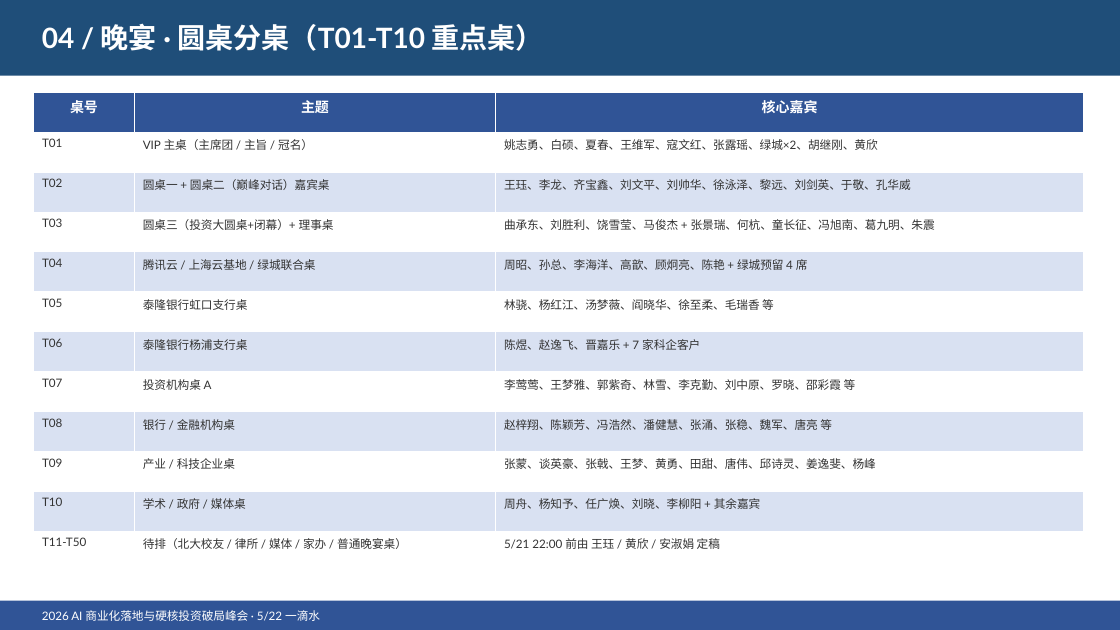
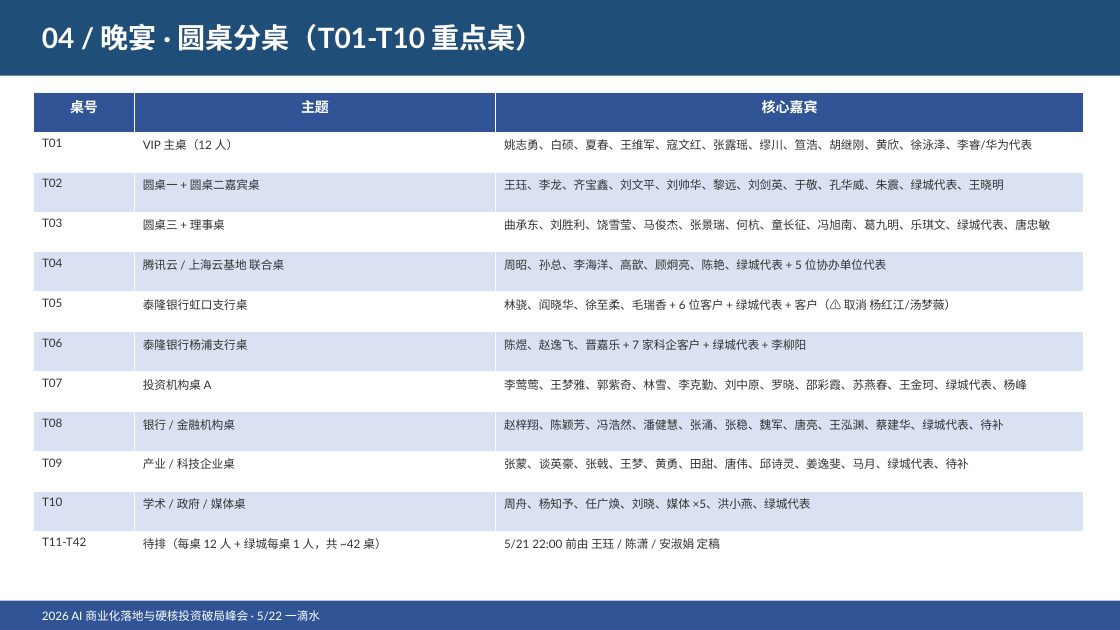
Before and after one commit to hujigang2010-maker/AIDEN, a slide deck: slide 6 of 5月22日峰会/导出文件/2026峰会会务汇报.pptx. Drawn at 1120x630 pixels with LibreOffice and Linux fonts; fonts in the diff are those of the drawing. Boxes give left, top, right and bottom in pixels: in the first picture for what was removed or moved away, otherwise in the second. Text is boxed around its words. In the diff, an @@ line names an element or a change of style, - is before the commit and + after.

```diff
--- a/5月22日峰会/导出文件/2026峰会会务汇报.pptx
+++ b/5月22日峰会/导出文件/2026峰会会务汇报.pptx
@@ table at <box>34,92,1084,571</box> @@
-row 2, column 2: VIP 主桌（主席团 / 主旨 / 冠名）
+row 2, column 2: VIP 主桌（12 人）
-row 2, column 3: 姚志勇、白硕、夏春、王维军、寇文红、张露瑶、绿城×2、胡继刚、黄欣
+row 2, column 3: 姚志勇、白硕、夏春、王维军、寇文红、张露瑶、缪川、笪浩、胡继刚、黄欣、徐泳泽、李睿/华为代表
-row 3, column 2: 圆桌一 + 圆桌二（巅峰对话）嘉宾桌
+row 3, column 2: 圆桌一 + 圆桌二嘉宾桌
-row 3, column 3: 王珏、李龙、齐宝鑫、刘文平、刘帅华、徐泳泽、黎远、刘剑英、于敬、孔华威
+row 3, column 3: 王珏、李龙、齐宝鑫、刘文平、刘帅华、黎远、刘剑英、于敬、孔华威、朱震、绿城代表、王晓明
-row 4, column 2: 圆桌三（投资大圆桌+闭幕）+ 理事桌
+row 4, column 2: 圆桌三 + 理事桌
-row 4, column 3: 曲承东、刘胜利、饶雪莹、马俊杰 + 张景瑞、何杭、童长征、冯旭南、葛九明、朱震
+row 4, column 3: 曲承东、刘胜利、饶雪莹、马俊杰、张景瑞、何杭、童长征、冯旭南、葛九明、乐琪文、绿城代表、唐忠敏
-row 5, column 2: 腾讯云 / 上海云基地 / 绿城联合桌
+row 5, column 2: 腾讯云 / 上海云基地 联合桌
-row 5, column 3: 周昭、孙总、李海洋、高歆、顾炯亮、陈艳 + 绿城预留 4 席
+row 5, column 3: 周昭、孙总、李海洋、高歆、顾炯亮、陈艳、绿城代表 + 5 位协办单位代表
-row 6, column 3: 林骁、杨红江、汤梦薇、阎晓华、徐至柔、毛瑞香 等
+row 6, column 3: 林骁、阎晓华、徐至柔、毛瑞香 + 6 位客户 + 绿城代表 + 客户（⚠️ 取消 杨红江/汤梦薇）
-row 7, column 3: 陈煜、赵逸飞、晋嘉乐 + 7 家科企客户
+row 7, column 3: 陈煜、赵逸飞、晋嘉乐 + 7 家科企客户 + 绿城代表 + 李柳阳
-row 8, column 3: 李莺莺、王梦雅、郭紫奇、林雪、李克勤、刘中原、罗晓、邵彩霞 等
+row 8, column 3: 李莺莺、王梦雅、郭紫奇、林雪、李克勤、刘中原、罗晓、邵彩霞、苏燕春、王金珂、绿城代表、杨峰
-row 9, column 3: 赵梓翔、陈颖芳、冯浩然、潘健慧、张涌、张稳、魏军、唐亮 等
+row 9, column 3: 赵梓翔、陈颖芳、冯浩然、潘健慧、张涌、张稳、魏军、唐亮、王泓渊、蔡建华、绿城代表、待补
-row 10, column 3: 张蒙、谈英豪、张戟、王梦、黄勇、田甜、唐伟、邱诗灵、姜逸斐、杨峰
+row 10, column 3: 张蒙、谈英豪、张戟、王梦、黄勇、田甜、唐伟、邱诗灵、姜逸斐、马月、绿城代表、待补
-row 11, column 3: 周舟、杨知予、任广焕、刘晓、李柳阳 + 其余嘉宾
+row 11, column 3: 周舟、杨知予、任广焕、刘晓、媒体 ×5、洪小燕、绿城代表
-row 12: T11-T50 | 待排（北大校友 / 律所 / 媒体 / 家办 / 普通晚宴桌） | 5/21 22:00 前由 王珏 / 黄欣 / 安淑娟 定稿
+row 12: T11-T42 | 待排（每桌 12 人 + 绿城每桌 1 人，共 ~42 桌） | 5/21 22:00 前由 王珏 / 陈潇 / 安淑娟 定稿
```
Also in this commit, not shown: 9 other slides changed, 2 slides added, 12 other files.
